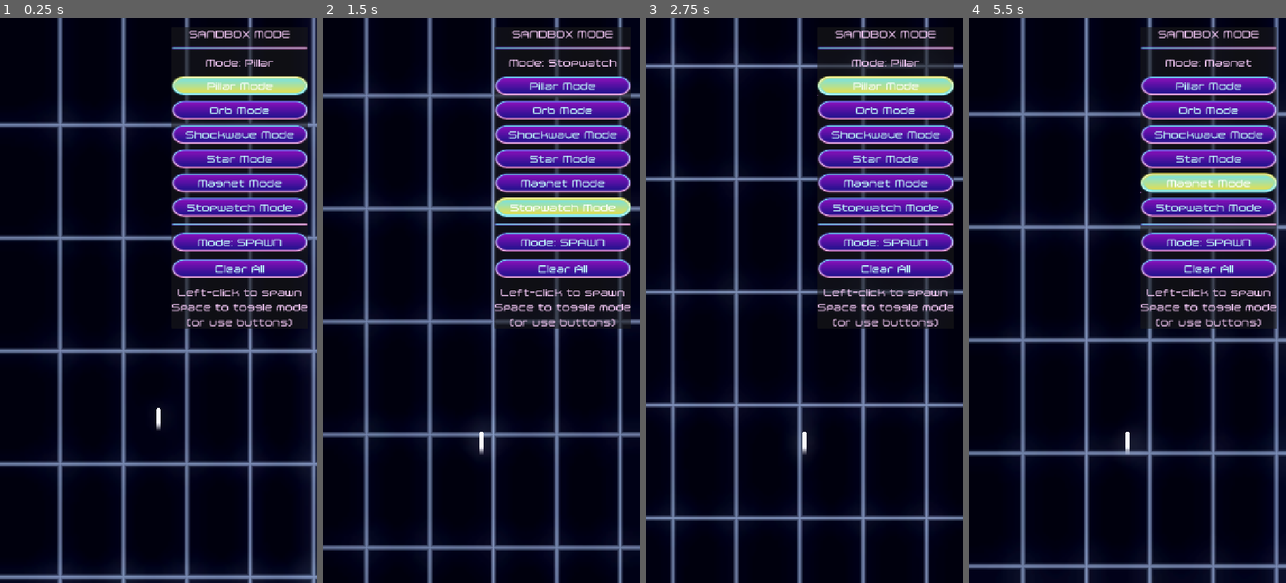
Above: before the commit, frames 1-4 (left to right).
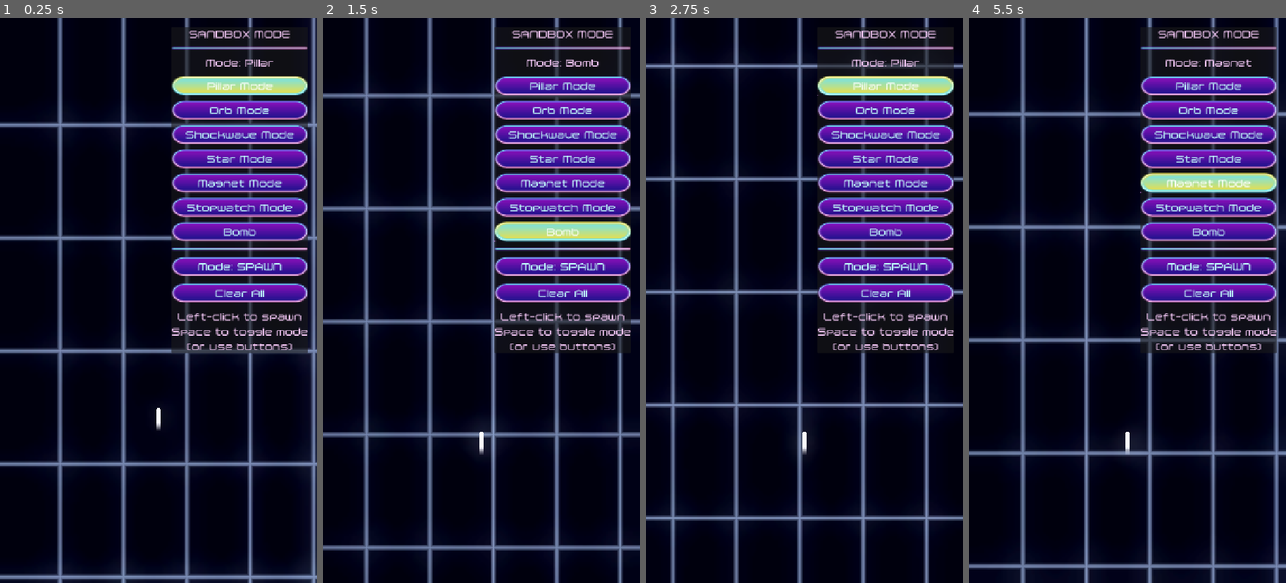
Above: after the commit, the same moments.

Repository: topher235/neon-drifter
Game: Godot game, scene res://scenes/game/sandbox.tscn
The game is run twice, just before and just after one commit, with the same random seed, the same clock (stepped at 60 frames per second) and the same inputs. This scene is started directly instead of the project's main scene.
Inputs (mouse positions are in pixels of both pictures, inside the frame that each line leads up to):
- Up to frame 1 (0.25 s): no input
- Up to frame 2 (1.5 s): click "Stopwatch Mode" at 0.5 s; click (563, 232) at 1.25 s, where only the run after the commit has a clickable "Bomb"
- Up to frame 3 (2.75 s): click "Pillar Mode" at 2 s
- Up to frame 4 (5.5 s): click "Orb Mode" at 2.75 s; click "Shockwave Mode" at 3.5 s; click "Star Mode" at 4.25 s; click "Magnet Mode" at 5 s

The runs differ from the first frame. In frame 1, 6.5% of the frame differs, in the area x 54-98%, y 36-60%; in frame 2, 8.0%, in the area x 54-98%, y 7-60%; in frame 3, 6.3%; in frame 4, 6.6%.

Commit message:
Add bomb icon for bomb collectible

Diff:
--- /dev/null
+++ b/assets/shaders/neon_icon.gdshader
@@ -0,0 +1,10 @@
+shader_type canvas_item;
+
+uniform vec4 target_color : source_color = vec4(0.0, 1.0, 1.0, 1.0);
+
+void fragment() {
+	vec4 tex_color = texture(TEXTURE, UV);
+	// Invert black to white, then tint with target color
+	float brightness = 1.0 - tex_color.r;
+	COLOR = vec4(target_color.rgb * brightness, tex_color.a);
+}
--- a/scenes/collectibles/bomb.gd
+++ b/scenes/collectibles/bomb.gd
@@ -11,7 +11,8 @@
 func _ready() -> void:
     super._ready()
     add_to_group("bomb")
-    _setup_visual()
+    # Not setting up visual since we added an icon as the visual
+#    _setup_visual()
     _setup_collision()
 
 
--- a/scenes/collectibles/bomb.tscn
+++ b/scenes/collectibles/bomb.tscn
@@ -1,6 +1,12 @@
-[gd_scene load_steps=2 format=3 uid="uid://dhsig5tikmyj7"]
+[gd_scene load_steps=5 format=3 uid="uid://dhsig5tikmyj7"]
 
-[ext_resource type="Script" path="res://scenes/collectibles/bomb.gd" id="1_bomb"]
+[ext_resource type="Script" uid="uid://2fb02mrsslkm" path="res://scenes/collectibles/bomb.gd" id="1_bomb"]
+[ext_resource type="Texture2D" uid="uid://bi5ect5rrw13l" path="res://assets/icons/bomb.png" id="2_nqisq"]
+[ext_resource type="Shader" uid="uid://bcx2nausj68id" path="res://assets/shaders/neon_icon.gdshader" id="3_shader"]
+
+[sub_resource type="ShaderMaterial" id="ShaderMaterial_bomb"]
+shader = ExtResource("3_shader")
+shader_parameter/target_color = Color(1, 1, 1, 1)
 
 [node name="Bomb" type="Area2D" node_paths=PackedStringArray("visual", "collision_shape")]
 script = ExtResource("1_bomb")
@@ -8,9 +14,13 @@
 collision_shape = NodePath("CollisionShape2D")
 
 [node name="Visual" type="ColorRect" parent="."]
+visible = false
 offset_right = 40.0
 offset_bottom = 40.0
 
 [node name="CollisionShape2D" type="CollisionShape2D" parent="."]
 
 [node name="Sprite2D" type="Sprite2D" parent="."]
+material = SubResource("ShaderMaterial_bomb")
+scale = Vector2(0.1, 0.1)
+texture = ExtResource("2_nqisq")
--- a/scenes/game/sandbox.gd
+++ b/scenes/game/sandbox.gd
@@ -10,6 +10,7 @@
 var star_scene := preload("res://scenes/collectibles/star.tscn")
 var magnet_scene := preload("res://scenes/collectibles/magnet.tscn")
 var stopwatch_scene := preload("res://scenes/collectibles/stopwatch.tscn")
+var bomb_scene := preload("res://scenes/collectibles/bomb.tscn")
 
 # Spawn container
 var spawn_container: Node2D
@@ -58,6 +59,7 @@
         sandbox_ui.spawn_star_requested.connect(_on_spawn_star)
         sandbox_ui.spawn_magnet_requested.connect(_on_spawn_magnet)
         sandbox_ui.spawn_stopwatch_requested.connect(_on_spawn_stopwatch)
+        sandbox_ui.spawn_bomb_requested.connect(_on_spawn_bomb)
         sandbox_ui.clear_requested.connect(_on_clear_all)
         sandbox_ui.input_mode_changed.connect(_on_input_mode_changed)
 
@@ -145,6 +147,8 @@
         _create_magnet(world_pos)
     elif sandbox_ui and sandbox_ui.current_spawn_mode == "stopwatch":
         _create_stopwatch(world_pos)
+    elif sandbox_ui and sandbox_ui.current_spawn_mode == "bomb":
+        _create_bomb(world_pos)
 
 func _on_spawn_pillar(world_pos: Vector2) -> void:
     _create_pillar(world_pos)
@@ -163,6 +167,9 @@
 
 func _on_spawn_stopwatch(world_pos: Vector2) -> void:
     _create_stopwatch(world_pos)
+
+func _on_spawn_bomb(world_pos: Vector2) -> void:
+    _create_bomb(world_pos)
 
 func _create_pillar(world_pos: Vector2) -> void:
     var pillar = pillar_scene.instantiate()
@@ -206,6 +213,13 @@
     stopwatch.visible = true
     stopwatch.z_index = 10
 
+func _create_bomb(world_pos: Vector2) -> void:
+    var bomb = bomb_scene.instantiate()
+    spawn_container.add_child(bomb)
+    bomb.position = world_pos
+    bomb.visible = true
+    bomb.z_index = 10
+
 func _on_clear_all() -> void:
     # Remove all spawned objects
     for child in spawn_container.get_children():
--- a/scenes/ui/main_menu.tscn
+++ b/scenes/ui/main_menu.tscn
@@ -3,10 +3,11 @@
 [ext_resource type="PackedScene" uid="uid://dcvhm68iau6s" path="res://scenes/ui/neon_grid_background.tscn" id="1_bg"]
 [ext_resource type="Theme" uid="uid://b3u4wxbvbpmyv" path="res://resources/themes/neon-wave.tres" id="1_fe2o3"]
 [ext_resource type="Script" uid="uid://btfjpmqe56wav" path="res://scenes/ui/main_menu.gd" id="1_sl1te"]
+[ext_resource type="Shader" uid="uid://bcx2nausj68id" path="res://assets/shaders/neon_icon.gdshader" id="4_q85j6"]
 [ext_resource type="Texture2D" uid="uid://cinr0o55lq335" path="res://assets/icons/settings.png" id="4_settings_icon"]
 [ext_resource type="Texture2D" uid="uid://d3185p2c8l0yb" path="res://assets/icons/shop.png" id="4_shop_icon"]
 [ext_resource type="PackedScene" uid="uid://dbp1ulnofsv7n" path="res://scenes/ui/settings_modal.tscn" id="5_settings_modal"]
-[ext_resource type="PackedScene" path="res://scenes/ui/rush_seed_input.tscn" id="6_rush_seed_input"]
+[ext_resource type="PackedScene" uid="uid://var6r85d45w1" path="res://scenes/ui/rush_seed_input.tscn" id="6_rush_seed_input"]
 [ext_resource type="PackedScene" uid="uid://bhafo2kjij4x7" path="res://scenes/ui/shop_modal.tscn" id="6_shop_modal"]
 
 [sub_resource type="LabelSettings" id="LabelSettings_fe2o3"]
@@ -15,21 +16,8 @@
 [sub_resource type="LabelSettings" id="LabelSettings_1g8jr"]
 font_size = 32
 
-[sub_resource type="Shader" id="Shader_icon"]
-code = "shader_type canvas_item;
-
-uniform vec4 target_color : source_color = vec4(0.0, 1.0, 1.0, 1.0);
-
-void fragment() {
-	vec4 tex_color = texture(TEXTURE, UV);
-	// Invert black to white, then tint with target color
-	float brightness = 1.0 - tex_color.r;
-	COLOR = vec4(target_color.rgb * brightness, tex_color.a);
-}
-"
-
 [sub_resource type="ShaderMaterial" id="ShaderMaterial_icon"]
-shader = SubResource("Shader_icon")
+shader = ExtResource("4_q85j6")
 shader_parameter/target_color = Color(0, 1, 1, 1)
 
 [node name="MainMenu" type="Control"]
--- a/scenes/ui/sandbox_ui.gd
+++ b/scenes/ui/sandbox_ui.gd
@@ -6,6 +6,7 @@
 signal spawn_star_requested(world_pos: Vector2)
 signal spawn_magnet_requested(world_pos: Vector2)
 signal spawn_stopwatch_requested(world_pos: Vector2)
+signal spawn_bomb_requested(world_pos: Vector2)
 signal clear_requested
 signal input_mode_changed(mode: String)
 
@@ -16,6 +17,7 @@
 @onready var star_button: Button = %StarButton
 @onready var magnet_button: Button = %MagnetButton
 @onready var stopwatch_button: Button = %StopwatchButton
+@onready var bomb_button: Button = %BombButton
 @onready var clear_button: Button = %ClearButton
 @onready var input_mode_button: Button = %InputModeButton
 @onready var help_label: Label = %HelpLabel
@@ -31,6 +33,7 @@
     star_button.pressed.connect(_on_star_button_pressed)
     magnet_button.pressed.connect(_on_magnet_button_pressed)
     stopwatch_button.pressed.connect(_on_stopwatch_button_pressed)
+    bomb_button.pressed.connect(_on_bomb_button_pressed)
     clear_button.pressed.connect(_on_clear_button_pressed)
     input_mode_button.pressed.connect(_on_input_mode_button_pressed)
 
@@ -60,6 +63,8 @@
         current_spawn_mode = "magnet"
     elif current_spawn_mode == "magnet":
         current_spawn_mode = "stopwatch"
+    elif current_spawn_mode == "stopwatch":
+        current_spawn_mode = "bomb"
     else:
         current_spawn_mode = "pillar"
     _update_spawn_mode_display()
@@ -74,6 +79,7 @@
     star_button.button_pressed = (current_spawn_mode == "star")
     magnet_button.button_pressed = (current_spawn_mode == "magnet")
     stopwatch_button.button_pressed = (current_spawn_mode == "stopwatch")
+    bomb_button.button_pressed = (current_spawn_mode == "bomb")
 
 func _on_pillar_button_pressed() -> void:
     current_spawn_mode = "pillar"
@@ -97,6 +103,10 @@
 
 func _on_stopwatch_button_pressed() -> void:
     current_spawn_mode = "stopwatch"
+    _update_spawn_mode_display()
+
+func _on_bomb_button_pressed() -> void:
+    current_spawn_mode = "bomb"
     _update_spawn_mode_display()
 
 func _on_clear_button_pressed() -> void:
@@ -137,3 +147,5 @@
             spawn_magnet_requested.emit(world_pos)
         elif current_spawn_mode == "stopwatch":
             spawn_stopwatch_requested.emit(world_pos)
+        elif current_spawn_mode == "bomb":
+            spawn_bomb_requested.emit(world_pos)
--- a/scenes/ui/sandbox_ui.tscn
+++ b/scenes/ui/sandbox_ui.tscn
@@ -82,6 +82,12 @@
 toggle_mode = true
 text = "Stopwatch Mode"
 
+[node name="BombButton" type="Button" parent="Panel/VBoxContainer/ButtonContainer"]
+unique_name_in_owner = true
+layout_mode = 2
+toggle_mode = true
+text = "Bomb"
+
 [node name="HSeparator2" type="HSeparator" parent="Panel/VBoxContainer"]
 layout_mode = 2
 
Binary file added: assets/icons/bomb.png
Not shown, added: assets/icons/bomb.png.import
Not shown, added: assets/shaders/neon_icon.gdshader.uid
Not shown: 1 places in scenes/ui/sandbox_ui.tscn that only renumber resources
